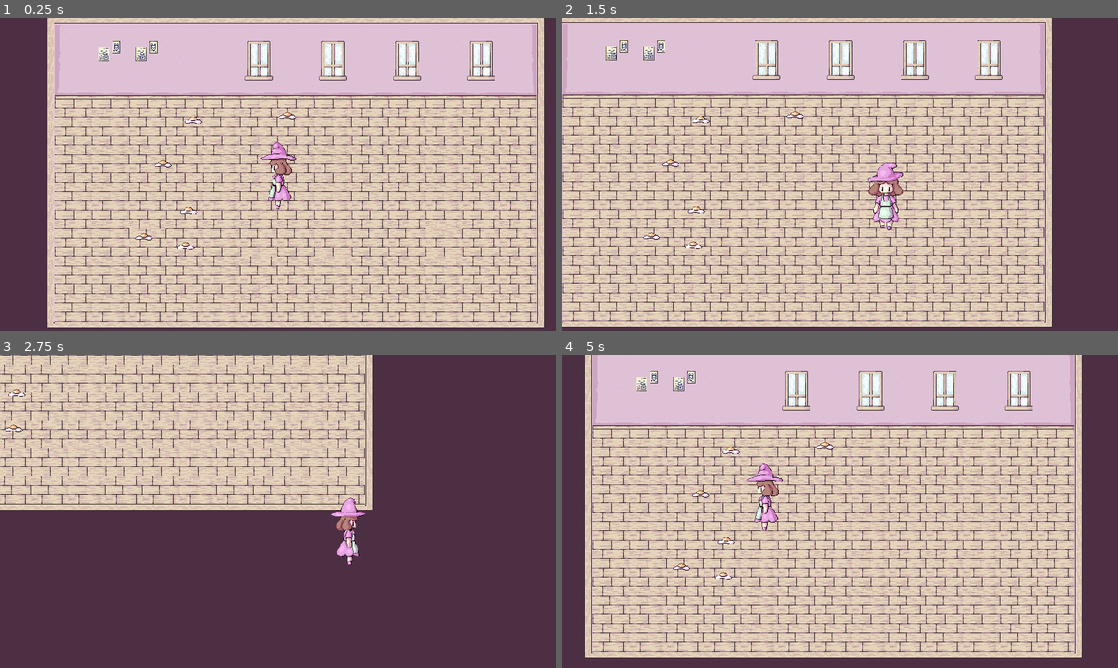
Above: before the commit, frames 1-4 (two rows, left to right).
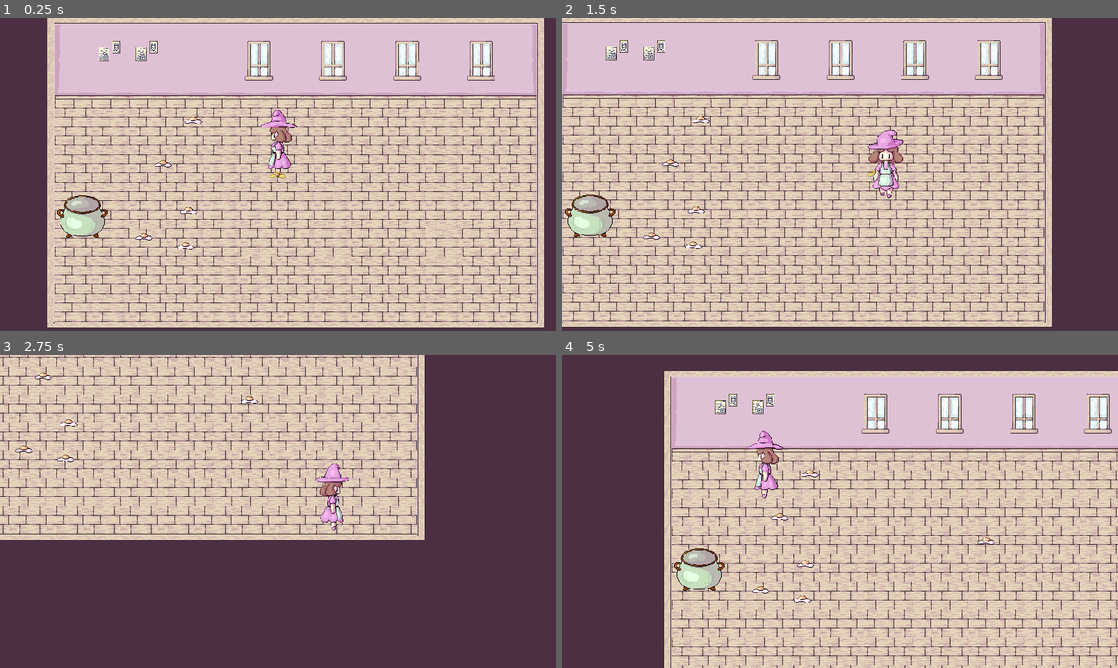
Above: after the commit, the same moments.

Repository: CptToothpick/LD_jam_2024_april
Game: Godot game, scene res://Scenes/game.tscn
Two runs of this game, one before a commit and one after it. Both use one fixed random seed, a clock stepped at 60 frames per second and the inputs below.
Inputs:
- Up to frame 1 (0.25 s): no input
- Up to frame 2 (1.5 s): tap Enter at 0.5 s; hold Right (move_right) 0.53-1.28 s; tap E (action_one, bound only after the commit) at 0.6 s; tap Q (action_two, bound only after the commit) at 0.8, 1.35 s; hold Down (move_down) from 1.28 s (still down)
- Up to frame 3 (2.75 s): tap E (action_one, bound only after the commit) at 1.55, 2.1 s; release Down (move_down) at 2.03 s; hold Right (move_right) from 2.03 s (still down); tap Q (action_two, bound only after the commit) at 2.3 s
- Up to frame 4 (5 s): release Right (move_right) at 2.78 s; hold Up (move_up) 2.78-3.53 s; tap Q (action_two, bound only after the commit) at 2.85, 3.8, 4.35 s; tap E (action_one, bound only after the commit) at 3.05, 3.6, 4.55 s; hold Left (move_left) from 3.53 s (still down)

The runs differ from the first frame. In frame 1, 1.8% of the frame differs, in the area x 10-54%, y 29-71%; in frame 2, 2.2%; in frame 3, 24%; in frame 4, 56%, in the area x 4-100%, y 0-100%.

Commit message:
items and building

Diff:
--- /dev/null
+++ b/Scenes/Building.tscn
@@ -0,0 +1,20 @@
+[gd_scene load_steps=3 format=3 uid="uid://bw0ilh3uegtox"]
+
+[ext_resource type="Texture2D" uid="uid://dpm1s67sslttc" path="res://assets/cauldron.png" id="1_gp3fu"]
+
+[sub_resource type="CapsuleShape2D" id="CapsuleShape2D_o80rf"]
+radius = 16.0
+height = 68.0
+
+[node name="Building" type="Node2D"]
+
+[node name="Sprite2D" type="Sprite2D" parent="."]
+position = Vector2(1, -42)
+texture = ExtResource("1_gp3fu")
+
+[node name="StaticBody2D" type="StaticBody2D" parent="."]
+
+[node name="CollisionShape2D" type="CollisionShape2D" parent="StaticBody2D"]
+position = Vector2(0, -19)
+rotation = 1.5708
+shape = SubResource("CapsuleShape2D_o80rf")
--- a/Scenes/Player.tscn
+++ b/Scenes/Player.tscn
@@ -163,6 +163,62 @@
 "speed": 5.0
 }]
 
+[sub_resource type="Animation" id="Animation_cgnq4"]
+length = 0.001
+tracks/0/type = "value"
+tracks/0/imported = false
+tracks/0/enabled = true
+tracks/0/path = NodePath("AnimatedSprite2D:animation")
+tracks/0/interp = 1
+tracks/0/loop_wrap = true
+tracks/0/keys = {
+"times": PackedFloat32Array(0),
+"transitions": PackedFloat32Array(1),
+"update": 1,
+"values": [&"idle"]
+}
+tracks/1/type = "value"
+tracks/1/imported = false
+tracks/1/enabled = true
+tracks/1/path = NodePath("AnimatedSprite2D:frame")
+tracks/1/interp = 1
+tracks/1/loop_wrap = true
+tracks/1/keys = {
+"times": PackedFloat32Array(0),
+"transitions": PackedFloat32Array(1),
+"update": 1,
+"values": [0]
+}
+
+[sub_resource type="Animation" id="Animation_1ramb"]
+resource_name = "idle_down"
+length = 0.1
+loop_mode = 1
+tracks/0/type = "value"
+tracks/0/imported = false
+tracks/0/enabled = true
+tracks/0/path = NodePath("AnimatedSprite2D:animation")
+tracks/0/interp = 1
+tracks/0/loop_wrap = true
+tracks/0/keys = {
+"times": PackedFloat32Array(0, 0.1),
+"transitions": PackedFloat32Array(1, 1),
+"update": 1,
+"values": [&"idle", &"idle"]
+}
+tracks/1/type = "value"
+tracks/1/imported = false
+tracks/1/enabled = true
+tracks/1/path = NodePath("AnimatedSprite2D:frame")
+tracks/1/interp = 1
+tracks/1/loop_wrap = true
+tracks/1/keys = {
+"times": PackedFloat32Array(0),
+"transitions": PackedFloat32Array(1),
+"update": 1,
+"values": [3]
+}
+
 [sub_resource type="Animation" id="Animation_5ufre"]
 resource_name = "idle_left"
 length = 0.1
@@ -192,33 +248,6 @@
 "values": [0]
 }
 
-[sub_resource type="Animation" id="Animation_cgnq4"]
-length = 0.001
-tracks/0/type = "value"
-tracks/0/imported = false
-tracks/0/enabled = true
-tracks/0/path = NodePath("AnimatedSprite2D:animation")
-tracks/0/interp = 1
-tracks/0/loop_wrap = true
-tracks/0/keys = {
-"times": PackedFloat32Array(0),
-"transitions": PackedFloat32Array(1),
-"update": 1,
-"values": [&"idle"]
-}
-tracks/1/type = "value"
-tracks/1/imported = false
-tracks/1/enabled = true
-tracks/1/path = NodePath("AnimatedSprite2D:frame")
-tracks/1/interp = 1
-tracks/1/loop_wrap = true
-tracks/1/keys = {
-"times": PackedFloat32Array(0),
-"transitions": PackedFloat32Array(1),
-"update": 1,
-"values": [0]
-}
-
 [sub_resource type="Animation" id="Animation_3gdw2"]
 resource_name = "idle_right"
 length = 0.1
@@ -277,6 +306,35 @@
 "values": [2]
 }
 
+[sub_resource type="Animation" id="Animation_2gaup"]
+resource_name = "run_down"
+length = 0.4
+loop_mode = 1
+tracks/0/type = "value"
+tracks/0/imported = false
+tracks/0/enabled = true
+tracks/0/path = NodePath("AnimatedSprite2D:animation")
+tracks/0/interp = 1
+tracks/0/loop_wrap = true
+tracks/0/keys = {
+"times": PackedFloat32Array(0, 0.4),
+"transitions": PackedFloat32Array(1, 1),
+"update": 1,
+"values": [&"run", &"run"]
+}
+tracks/1/type = "value"
+tracks/1/imported = false
+tracks/1/enabled = true
+tracks/1/path = NodePath("AnimatedSprite2D:frame")
+tracks/1/interp = 1
+tracks/1/loop_wrap = true
+tracks/1/keys = {
+"times": PackedFloat32Array(0, 0.1, 0.2, 0.3),
+"transitions": PackedFloat32Array(1, 1, 1, 1),
+"update": 1,
+"values": [12, 13, 14, 15]
+}
+
 [sub_resource type="Animation" id="Animation_7yxwt"]
 resource_name = "run_left"
 length = 0.4
@@ -362,64 +420,6 @@
 "transitions": PackedFloat32Array(1, 1, 1, 1),
 "update": 1,
 "values": [8, 9, 10, 11]
-}
-
-[sub_resource type="Animation" id="Animation_2gaup"]
-resource_name = "run_down"
-length = 0.4
-loop_mode = 1
-tracks/0/type = "value"
-tracks/0/imported = false
-tracks/0/enabled = true
-tracks/0/path = NodePath("AnimatedSprite2D:animation")
-tracks/0/interp = 1
-tracks/0/loop_wrap = true
-tracks/0/keys = {
-"times": PackedFloat32Array(0, 0.4),
-"transitions": PackedFloat32Array(1, 1),
-"update": 1,
-"values": [&"run", &"run"]
-}
-tracks/1/type = "value"
-tracks/1/imported = false
-tracks/1/enabled = true
-tracks/1/path = NodePath("AnimatedSprite2D:frame")
-tracks/1/interp = 1
-tracks/1/loop_wrap = true
-tracks/1/keys = {
-"times": PackedFloat32Array(0, 0.1, 0.2, 0.3),
-"transitions": PackedFloat32Array(1, 1, 1, 1),
-"update": 1,
-"values": [12, 13, 14, 15]
-}
-
-[sub_resource type="Animation" id="Animation_1ramb"]
-resource_name = "idle_down"
-length = 0.1
-loop_mode = 1
-tracks/0/type = "value"
-tracks/0/imported = false
-tracks/0/enabled = true
-tracks/0/path = NodePath("AnimatedSprite2D:animation")
-tracks/0/interp = 1
-tracks/0/loop_wrap = true
-tracks/0/keys = {
-"times": PackedFloat32Array(0, 0.1),
-"transitions": PackedFloat32Array(1, 1),
-"update": 1,
-"values": [&"idle", &"idle"]
-}
-tracks/1/type = "value"
-tracks/1/imported = false
-tracks/1/enabled = true
-tracks/1/path = NodePath("AnimatedSprite2D:frame")
-tracks/1/interp = 1
-tracks/1/loop_wrap = true
-tracks/1/keys = {
-"times": PackedFloat32Array(0),
-"transitions": PackedFloat32Array(1),
-"update": 1,
-"values": [3]
 }
 
 [sub_resource type="AnimationLibrary" id="AnimationLibrary_se2f1"]
@@ -517,10 +517,11 @@
 transitions = ["Start", "idle", SubResource("AnimationNodeStateMachineTransition_jiope"), "idle", "walk", SubResource("AnimationNodeStateMachineTransition_onrj6"), "walk", "idle", SubResource("AnimationNodeStateMachineTransition_u3n6b")]
 
 [node name="Player" type="CharacterBody2D"]
+y_sort_enabled = true
 script = ExtResource("1_4fuj5")
 
 [node name="CollisionShape2D" type="CollisionShape2D" parent="."]
-position = Vector2(0, 53)
+position = Vector2(0, -4)
 shape = SubResource("CapsuleShape2D_ocops")
 
 [node name="InteractionComponents" type="Node2D" parent="."]
@@ -531,10 +532,11 @@
 monitorable = false
 
 [node name="CollisionShape2D" type="CollisionShape2D" parent="InteractionComponents/InteractionArea"]
-position = Vector2(0, 26)
+position = Vector2(0, -36)
 shape = SubResource("CircleShape2D_rk45q")
 
 [node name="AnimatedSprite2D" type="AnimatedSprite2D" parent="."]
+position = Vector2(0, -56)
 sprite_frames = SubResource("SpriteFrames_ncm48")
 animation = &"idle"
 
@@ -554,5 +556,8 @@
 parameters/walk/TimeScale/scale = 0.5
 parameters/walk/walk_blend_space_2D/blend_position = Vector2(0, 0)
 
+[node name="PickUpPoint" type="Node2D" parent="."]
+position = Vector2(-17, -38)
+
 [connection signal="area_entered" from="InteractionComponents/InteractionArea" to="." method="_on_interaction_area_area_entered"]
 [connection signal="area_exited" from="InteractionComponents/InteractionArea" to="." method="_on_interaction_area_area_exited"]
--- a/Scenes/game.tscn
+++ b/Scenes/game.tscn
@@ -1,10 +1,12 @@
-[gd_scene load_steps=4 format=3 uid="uid://wjch6jotmuae"]
+[gd_scene load_steps=5 format=3 uid="uid://wjch6jotmuae"]
 
 [ext_resource type="TileSet" uid="uid://1c4lpxubfxo1" path="res://assets/tileset/kitchen_tile_set.tres" id="1_urwql"]
+[ext_resource type="PackedScene" uid="uid://bw0ilh3uegtox" path="res://Scenes/Building.tscn" id="2_7ubh1"]
 [ext_resource type="PackedScene" uid="uid://bxg5wn7ts5bxi" path="res://Scenes/Item.tscn" id="2_gr8jc"]
 [ext_resource type="PackedScene" uid="uid://b1ftcmc3iflqj" path="res://Scenes/Player.tscn" id="3_5yhi2"]
 
 [node name="Game" type="Node2D"]
+y_sort_enabled = true
 
 [node name="StaticBody2D" type="StaticBody2D" parent="."]
 
@@ -21,6 +23,7 @@
 layer_1/tile_data = PackedInt32Array(393233, 262145, 0, 458769, 262145, 1, 393231, 262145, 0, 458767, 262145, 1, 393229, 262145, 0, 458765, 262145, 1, 393227, 262145, 0, 458763, 262145, 1, 393223, 1, 0, 393224, 1, 0)
 
 [node name="Player" parent="." instance=ExtResource("3_5yhi2")]
+y_sort_enabled = false
 position = Vector2(769, 642)
 Acceleration = 3500
 Friction = 3000
@@ -39,7 +42,7 @@
 position = Vector2(610, 765)
 
 [node name="Item2" parent="." instance=ExtResource("2_gr8jc")]
-position = Vector2(786, 540)
+position = Vector2(769, 642)
 
 [node name="Item3" parent="." instance=ExtResource("2_gr8jc")]
 position = Vector2(615, 704)
@@ -52,3 +55,6 @@
 
 [node name="Item6" parent="." instance=ExtResource("2_gr8jc")]
 position = Vector2(538, 749)
+
+[node name="Building" parent="." instance=ExtResource("2_7ubh1")]
+position = Vector2(431, 751)
--- a/Scenes/item.tscn
+++ b/Scenes/item.tscn
@@ -5,10 +5,11 @@
 [ext_resource type="PackedScene" uid="uid://cemiepqkvylrb" path="res://Scenes/Interactable.tscn" id="3_xnpbr"]
 
 [node name="Item" type="Node2D"]
-position = Vector2(500, 500)
+y_sort_enabled = true
 script = ExtResource("1_c6tn3")
 
 [node name="Sprite2D" type="Sprite2D" parent="."]
+y_sort_enabled = true
 texture = ExtResource("2_mu340")
 
 [node name="Interactable" parent="." instance=ExtResource("3_xnpbr")]
--- a/assets/tileset/kitchen_tile_set.tres
+++ b/assets/tileset/kitchen_tile_set.tres
@@ -6,27 +6,87 @@
 texture = ExtResource("1_0ty51")
 texture_region_size = Vector2i(64, 64)
 0:0/0 = 0
+0:0/0/physics_layer_0/linear_velocity = Vector2(0, 0)
+0:0/0/physics_layer_0/angular_velocity = 0.0
 3:0/0 = 0
+3:0/0/physics_layer_0/linear_velocity = Vector2(0, 0)
+3:0/0/physics_layer_0/angular_velocity = 0.0
 4:0/0 = 0
+4:0/0/physics_layer_0/linear_velocity = Vector2(0, 0)
+4:0/0/physics_layer_0/angular_velocity = 0.0
 0:1/0 = 0
+0:1/0/physics_layer_0/linear_velocity = Vector2(0, 0)
+0:1/0/physics_layer_0/angular_velocity = 0.0
+0:1/0/physics_layer_0/polygon_0/points = PackedVector2Array(-32, -32, 32, -32, 32, 32, -32, 32)
 1:1/0 = 0
+1:1/0/physics_layer_0/linear_velocity = Vector2(0, 0)
+1:1/0/physics_layer_0/angular_velocity = 0.0
+1:1/0/physics_layer_0/polygon_0/points = PackedVector2Array(-32, -32, 32, -32, 32, 32, -32, 32)
 2:1/0 = 0
+2:1/0/physics_layer_0/linear_velocity = Vector2(0, 0)
+2:1/0/physics_layer_0/angular_velocity = 0.0
+2:1/0/physics_layer_0/polygon_0/points = PackedVector2Array(-32, -32, 32, -32, 32, 32, -32, 32)
 4:1/0 = 0
+4:1/0/physics_layer_0/linear_velocity = Vector2(0, 0)
+4:1/0/physics_layer_0/angular_velocity = 0.0
 0:2/0 = 0
+0:2/0/physics_layer_0/linear_velocity = Vector2(0, 0)
+0:2/0/physics_layer_0/angular_velocity = 0.0
+0:2/0/physics_layer_0/polygon_0/points = PackedVector2Array(-32, -32, 32, -32, 32, 32, -32, 32)
 1:2/0 = 0
+1:2/0/physics_layer_0/linear_velocity = Vector2(0, 0)
+1:2/0/physics_layer_0/angular_velocity = 0.0
+1:2/0/physics_layer_0/polygon_0/points = PackedVector2Array(-32, -32, 32, -32, 32, 32, -32, 32)
 2:2/0 = 0
+2:2/0/physics_layer_0/linear_velocity = Vector2(0, 0)
+2:2/0/physics_layer_0/angular_velocity = 0.0
+2:2/0/physics_layer_0/polygon_0/points = PackedVector2Array(-32, -32, 32, -32, 32, 32, -32, 32)
 3:2/0 = 0
+3:2/0/physics_layer_0/linear_velocity = Vector2(0, 0)
+3:2/0/physics_layer_0/angular_velocity = 0.0
+3:2/0/physics_layer_0/polygon_0/points = PackedVector2Array(-32, -32, 32, -32, 32, 32, -32, 32)
 4:2/0 = 0
+4:2/0/physics_layer_0/linear_velocity = Vector2(0, 0)
+4:2/0/physics_layer_0/angular_velocity = 0.0
+4:2/0/physics_layer_0/polygon_0/points = PackedVector2Array(-32, -32, 32, -32, 32, 32, -32, 32)
 0:3/0 = 0
+0:3/0/physics_layer_0/linear_velocity = Vector2(0, 0)
+0:3/0/physics_layer_0/angular_velocity = 0.0
+0:3/0/physics_layer_0/polygon_0/points = PackedVector2Array(-32, -32, 32, -32, 32, 32, -32, 32)
 1:3/0 = 0
+1:3/0/physics_layer_0/linear_velocity = Vector2(0, 0)
+1:3/0/physics_layer_0/angular_velocity = 0.0
+1:3/0/physics_layer_0/polygon_0/points = PackedVector2Array(-32, -32, 32, -32, 32, 32, -32, 32)
 2:3/0 = 0
+2:3/0/physics_layer_0/linear_velocity = Vector2(0, 0)
+2:3/0/physics_layer_0/angular_velocity = 0.0
+2:3/0/physics_layer_0/polygon_0/points = PackedVector2Array(-32, -32, 32, -32, 32, 32, -32, 32)
 3:3/0 = 0
+3:3/0/physics_layer_0/linear_velocity = Vector2(0, 0)
+3:3/0/physics_layer_0/angular_velocity = 0.0
+3:3/0/physics_layer_0/polygon_0/points = PackedVector2Array(-32, -32, 32, -32, 32, 32, -32, 32)
 4:3/0 = 0
+4:3/0/physics_layer_0/linear_velocity = Vector2(0, 0)
+4:3/0/physics_layer_0/angular_velocity = 0.0
+4:3/0/physics_layer_0/polygon_0/points = PackedVector2Array(-32, -32, 32, -32, 32, 32, -32, 32)
 0:4/0 = 0
+0:4/0/physics_layer_0/linear_velocity = Vector2(0, 0)
+0:4/0/physics_layer_0/angular_velocity = 0.0
+0:4/0/physics_layer_0/polygon_0/points = PackedVector2Array(-32, -32, 32, -32, 32, 32, -32, 32)
 1:4/0 = 0
+1:4/0/physics_layer_0/linear_velocity = Vector2(0, 0)
+1:4/0/physics_layer_0/angular_velocity = 0.0
+1:4/0/physics_layer_0/polygon_0/points = PackedVector2Array(-32, -32, 32, -32, 32, 32, -32, 32)
 2:4/0 = 0
+2:4/0/physics_layer_0/linear_velocity = Vector2(0, 0)
+2:4/0/physics_layer_0/angular_velocity = 0.0
+2:4/0/physics_layer_0/polygon_0/points = PackedVector2Array(-32, -32, 32, -32, 32, 32, -32, 32)
 3:4/0 = 0
+3:4/0/physics_layer_0/linear_velocity = Vector2(0, 0)
+3:4/0/physics_layer_0/angular_velocity = 0.0
+3:4/0/physics_layer_0/polygon_0/points = PackedVector2Array(-32, -32, 32, -32, 32, 32, -32, 32)
 
 [resource]
 tile_size = Vector2i(64, 64)
+physics_layer_0/collision_layer = 1
 sources/1 = SubResource("TileSetAtlasSource_8wyb2")
--- a/project.godot
+++ b/project.godot
@@ -50,6 +50,16 @@
 "events": [Object(InputEventKey,"resource_local_to_scene":false,"resource_name":"","device":0,"window_id":0,"alt_presse …(181 unchanged characters)…
 ]
 }
+action_one={
+"deadzone": 0.5,
+"events": [Object(InputEventKey,"resource_local_to_scene":false,"resource_name":"","device":-1,"window_id":0,"alt_pressed":false,"shift_pressed":false,"ctrl_pressed":false,"meta_pressed":false,"pressed":false,"keycode":0,"physical_keycode":69,"key_label":0,"unicode":101,"echo":false,"script":null)
+]
+}
+action_two={
+"deadzone": 0.5,
+"events": [Object(InputEventKey,"resource_local_to_scene":false,"resource_name":"","device":-1,"window_id":0,"alt_pressed":false,"shift_pressed":false,"ctrl_pressed":false,"meta_pressed":false,"pressed":false,"keycode":0,"physical_keycode":81,"key_label":0,"unicode":113,"echo":false,"script":null)
+]
+}
 
 [layer_names]
 
--- a/scripts/Player.gd
+++ b/scripts/Player.gd
@@ -12,6 +12,8 @@
 #All interactables nearby - will probably split into items and machines
 var allInteractables = []
 var closestInteractable : Interactable = null
+
+var pickedUpItem : Item  = null
 
 #Animation enums
 enum {IDLE,
@@ -33,6 +35,8 @@
 	"idle",
 	"walk"
 ]
+
+@onready var pickUpPoint = $PickUpPoint
 
 
 #Handling of closest Interactables
@@ -75,6 +79,7 @@
 #Basic processes
 func _process(delta):
 	_handleInteractablePositions()
+	_handleActionInput()
 
 func _physics_process(delta):
 	move(delta)
@@ -119,3 +124,18 @@
 
 func _on_interaction_area_area_exited(area):
 	allInteractables.erase(area)
+
+func _handleActionInput():
+	if Input.is_action_just_pressed('action_one'):
+		_handleInputOne();
+	if Input.is_action_just_pressed("action_two"):
+		pass
+
+func _handleInputOne():
+	if pickedUpItem:
+		pickedUpItem.onDrop()
+		pickedUpItem = null
+	else:
+		if closestInteractable && !pickedUpItem:
+			pickedUpItem = closestInteractable.get_parent();
+			pickedUpItem.onPickup(pickUpPoint)
--- a/scripts/item.gd
+++ b/scripts/item.gd
@@ -1,4 +1,27 @@
-extends Node2D
+class_name Item extends Node2D
+
+enum TYPE
+{
+	EGG,
+	FLOWER,
+	GEL,
+	MILK
+}
+
+@onready var holdingPoint : Node2D = null
+
+var type : TYPE
 
 func _ready():
-	pass
+	var rng = RandomNumberGenerator.new()
+	type = rng.randi_range(0,len(TYPE)-1)
+
+func _physics_process(delta):
+	if holdingPoint:
+		global_position = holdingPoint.global_position
+
+func onPickup(point: Node2D):
+	holdingPoint = point
+
+func onDrop():
+	holdingPoint = null
